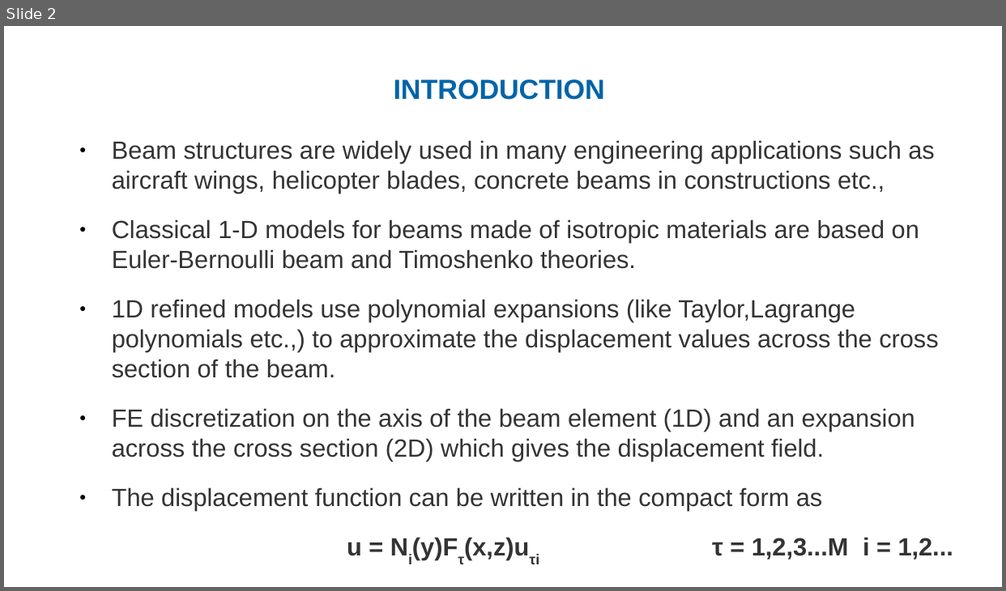
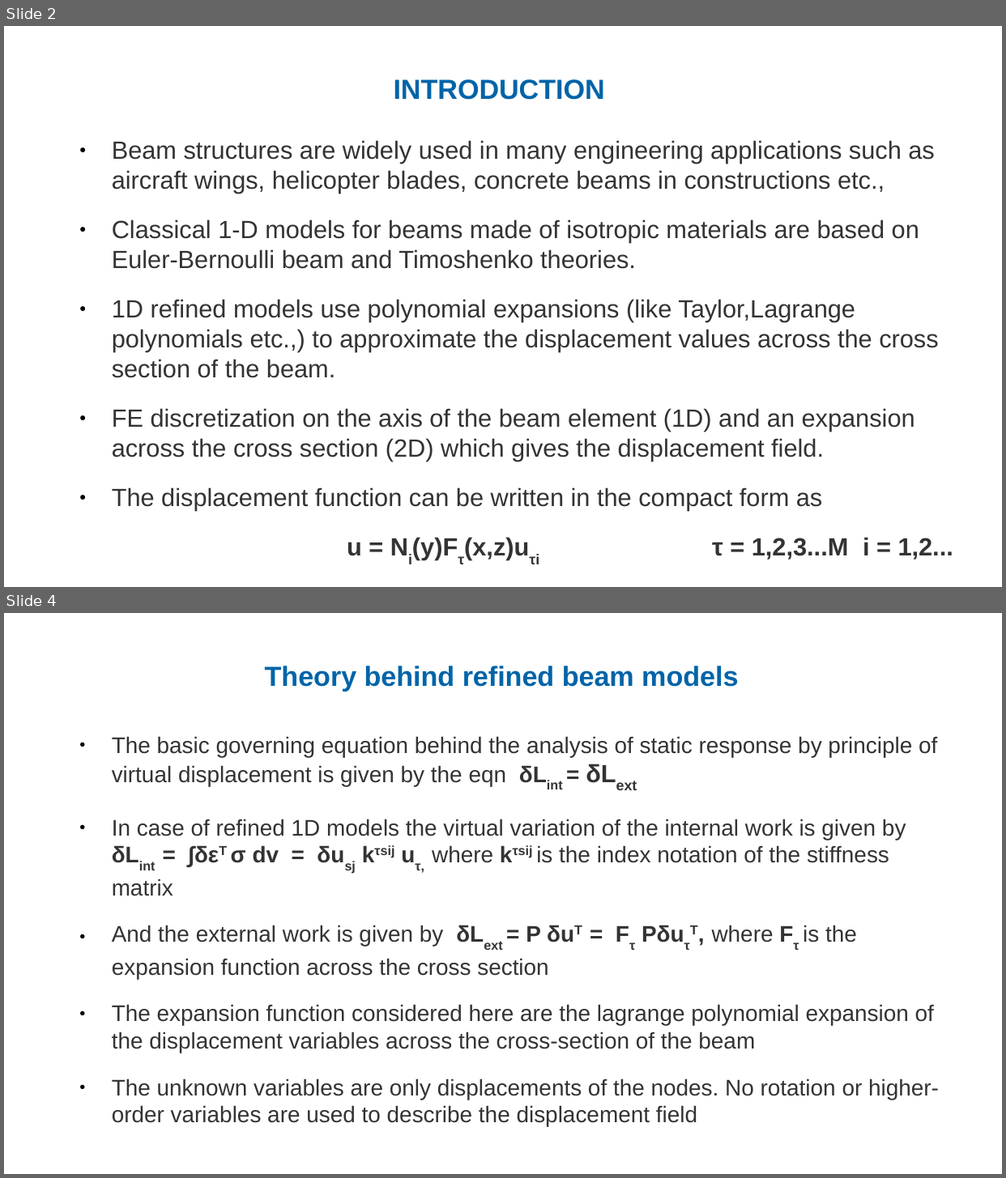
Before and after one commit to ARUN-PRAKASH-95/PPP-presentations, a slide deck: PPPSS19_63876_ARUN_PRAKASH_GANAPATHY.odp. Shown one above the other, each under a label of ours: slide 2 before the commit, slides 2 and 4 after it; the slides between them are not shown. The pictures are 1006x591 and 1006x1178 pixels, drawn with LibreOffice and Linux fonts; fonts in the diff are those of the drawing; background and template pictures are left out. Boxes give left, top, right and bottom in pixels: in the first picture for what was removed or moved away, otherwise in the second. Text is boxed around its words. In the diff, an @@ line names an element or a change of style, - is before the commit and + after.

```diff
--- a/PPPSS19_63876_ARUN_PRAKASH_GANAPATHY.odp
+++ b/PPPSS19_63876_ARUN_PRAKASH_GANAPATHY.odp
@@ slide 4 added at [4, 613, 1002, 1174], background #FFFFFF @@
@@ text added at [265, 666, 738, 691], 22 pt, text #0064A8, bold @@
+Theory behind refined beam models
@@ text added at [112, 736, 939, 1127], 18 pt, text #333333 @@
+● The basic governing equation behind the analysis of static response by principle of virtual displacement is given by the eqn δLint = δLext
+● In case of refined 1D models the virtual variation of the internal work is given by δLint = ∫δεT σ dv = δusj kτsij uτ, where kτsij is the index notation of the stiffness matrix
+● And the external work is given by δLext = P δuT = Fτ PδuτT, where Fτ is the expansion function across the cross section
+● The expansion function considered here are the lagrange polynomial expansion of the displacement variables across the cross-section of the beam
+● The unknown variables are only displacements of the nodes. No rotation or higher-order variables are used to describe the displacement field
```
Also in this commit, not shown: 2 slides changed, 2 other slides added, 1 other file.
